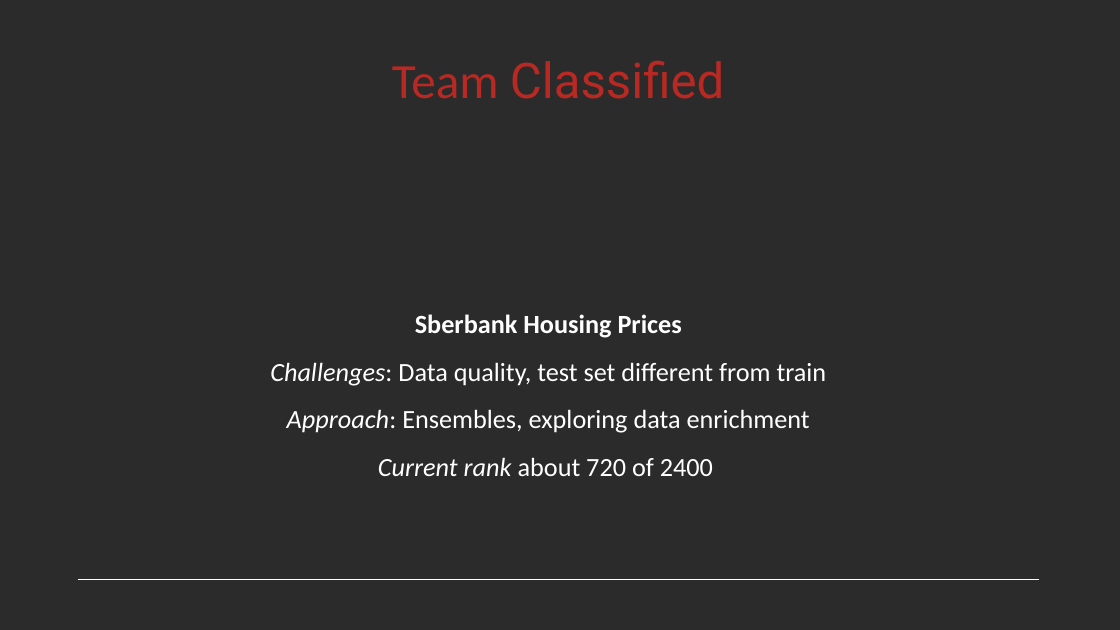
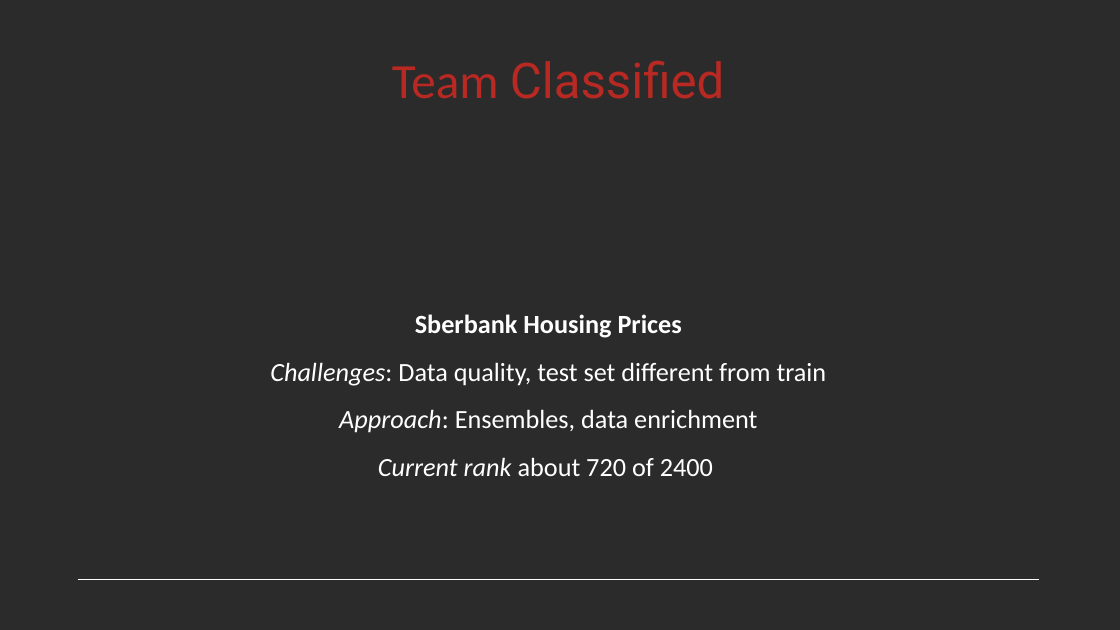
Before and after one commit to mrngm/Classified, a slide deck: slide 7 of Presentatie/Flashtalk 2 (Jeffrey).pptx. Drawn at 1120x630 pixels with LibreOffice and Linux fonts; fonts in the diff are those of the drawing; background and template pictures are left out; a plain dark background stands for a picture behind light text. Boxes give left, top, right and bottom in pixels: in the first picture for what was removed or moved away, otherwise in the second. Text is boxed around its words. In the diff, an @@ line names an element or a change of style, - is before the commit and + after.

```diff
--- a/Presentatie/Flashtalk 2 (Jeffrey).pptx
+++ b/Presentatie/Flashtalk 2 (Jeffrey).pptx
@@ text at (339, 409, 757, 433): text changed @@
-Approach: Ensembles, exploring data enrichment
+Approach: Ensembles, data enrichment
```
Also in this commit, not shown: 3 other slides changed.
